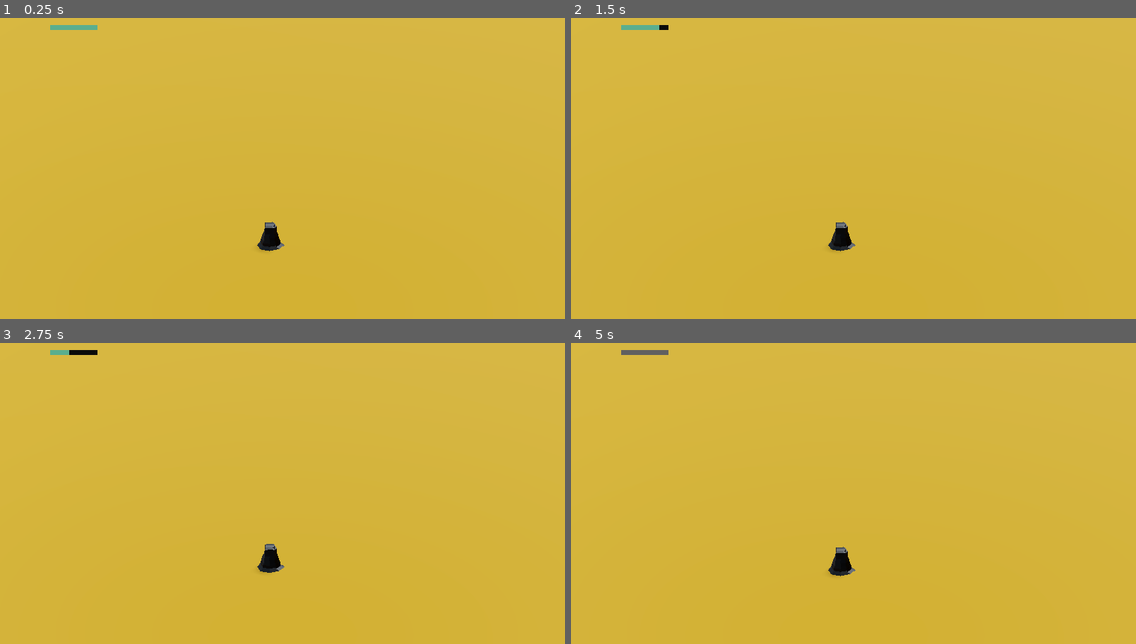
Above: before the commit, frames 1-4 (two rows, left to right).
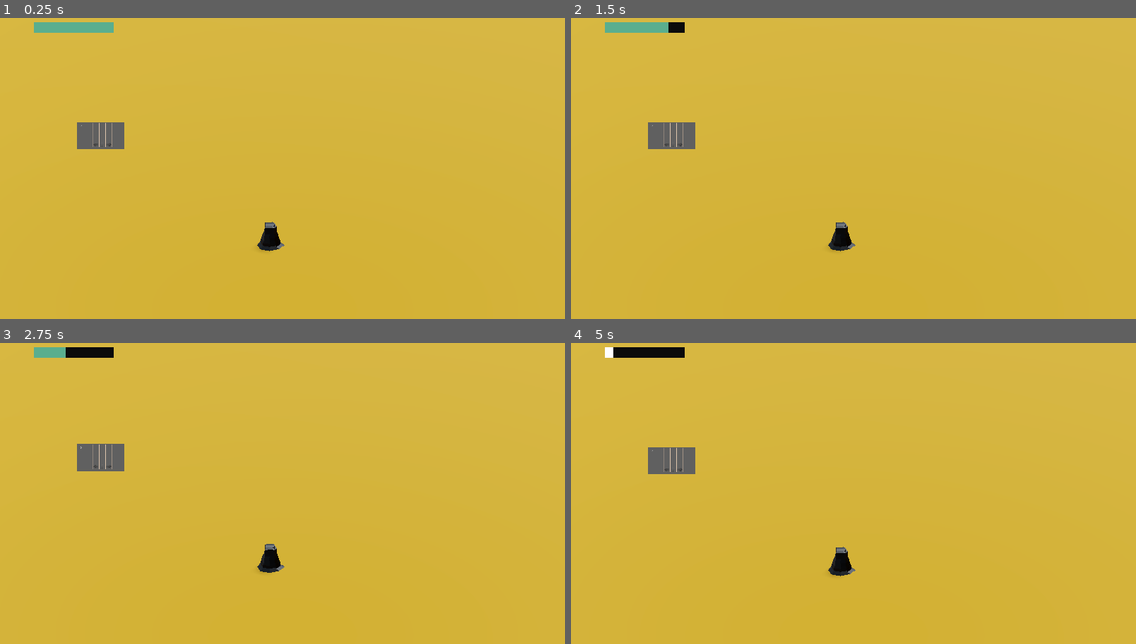
Above: after the commit, the same moments.

Repository: Zainap16/OutOfPlace
Game: Godot game, scene res://Scenes/main_world_scene.tscn
Two runs of this game, one before a commit and one after it. Both use one fixed random seed, a clock stepped at 60 frames per second and the inputs below. The engine's default icon, where the game draws it, is replaced by a stand-in: a white triangle on a blue panel in a dark square. Sound files missing from this copy of the repository are replaced by a short silence.
Inputs (mouse positions are in pixels of both pictures, inside the frame that each line leads up to):
- Up to frame 1 (0.25 s): no input
- Up to frame 2 (1.5 s): tap Enter (ui_accept) at 0.5, 1.35 s; move the mouse to (977, 144) at 0.52 s; hold Enter (ui_accept) 0.53-1.28 s; tap Y (enable_piano_tiles, bound only after the commit) at 0.6 s; move the mouse to (740, 177) at 1.27 s
- Up to frame 3 (2.75 s): tap Enter (ui_accept) at 1.52, 1.82 s; tap Y (enable_piano_tiles, bound only after the commit) at 1.55 s; move the mouse to (339, 415) at 2.02 s; hold Enter (ui_accept) from 2.03 s (still down); tap S (camera_down) at 2.1 s
- Up to frame 4 (5 s): move the mouse to (825, 547) at 2.77 s; release Enter (ui_accept) at 2.78 s; tap A (camera_left) at 2.85 s; tap Enter (ui_accept) at 3.02, 3.32, 4.52, 4.82 s; tap Y (enable_piano_tiles, bound only after the commit) at 3.05, 4.55 s; move the mouse to (1023, 532) at 3.52 s; hold Enter (ui_accept) 3.53-4.28 s; tap D (camera_right) at 3.6 s; move the mouse to (684, 436) at 4.27 s; tap W (camera_up) at 4.35 s

The runs differ from the first frame. In frame 1, 1.1% of the frame differs, in the area x 6-22%, y 1-44%; in frame 2, 1.1%; in frame 3, 1.1%; in frame 4, 1.2%.
Error before the commit: Invalid access to property or key 'anxiety_meter' on a base object of type 'previously freed'. (res://Scripts/anxiety_meter_3d.gd:13)

Commit message:
updates: piano arrows,
need to fix start and end for piano tiles game

Diff:
--- a/out-of-place/Scenes/MiniGameOne/arrow_up.tscn
+++ b/out-of-place/Scenes/MiniGameOne/arrow_up.tscn
@@ -1,17 +1,17 @@
 [gd_scene format=3 uid="uid://xdqukx77lw12"]
 
-[ext_resource type="Texture2D" uid="uid://d1r04h0wciweo" path="res://Assets/Mock_Assets/arrow_button/up/arrow_button_up1.png" id="1_lh1ye"]
-[ext_resource type="Texture2D" uid="uid://ceckyfy0eeqf2" path="res://Assets/Mock_Assets/arrow_button/up/arrow_button_up2.png" id="2_usbm4"]
+[ext_resource type="Texture2D" uid="uid://cbcflos7t0isp" path="res://Assets/Mock_Assets/PianoTilesMock/Arrows_Grey_Up.png" id="1_usbm4"]
+[ext_resource type="Texture2D" uid="uid://423bvdsijgfm" path="res://Assets/Mock_Assets/PianoTilesMock/Arrows_White_Up.png" id="2_y7x8v"]
 [ext_resource type="Script" uid="uid://vhip2j6263ks" path="res://Scripts/arrow_up.gd" id="3_usbm4"]
 
 [sub_resource type="SpriteFrames" id="SpriteFrames_y7x8v"]
 animations = [{
 "frames": [{
 "duration": 1.0,
-"texture": ExtResource("1_lh1ye")
+"texture": ExtResource("1_usbm4")
 }, {
 "duration": 1.0,
-"texture": ExtResource("2_usbm4")
+"texture": ExtResource("2_y7x8v")
 }],
 "loop": true,
 "name": &"default",
@@ -19,13 +19,13 @@
 }]
 
 [sub_resource type="RectangleShape2D" id="RectangleShape2D_lh1ye"]
-size = Vector2(12, 4)
+size = Vector2(539, 138)
 
 [sub_resource type="RectangleShape2D" id="RectangleShape2D_usbm4"]
-size = Vector2(8, 18)
+size = Vector2(252, 612)
 
 [sub_resource type="RectangleShape2D" id="RectangleShape2D_y7x8v"]
-size = Vector2(8, 24)
+size = Vector2(182, 490)
 
 [node name="ArrowUp" type="AnimatedSprite2D" unique_id=43299780]
 sprite_frames = SubResource("SpriteFrames_y7x8v")
@@ -34,6 +34,7 @@
 [node name="PerfectArea" type="Area2D" parent="." unique_id=873642068]
 
 [node name="CollisionShape2D" type="CollisionShape2D" parent="PerfectArea" unique_id=312676089]
+position = Vector2(-2.5, 0)
 shape = SubResource("RectangleShape2D_lh1ye")
 debug_color = Color(0, 0.64308286, 0.31196085, 0.41960785)
 
--- a/out-of-place/Scenes/MiniGameOne/mini_game_one.tscn
+++ b/out-of-place/Scenes/MiniGameOne/mini_game_one.tscn
@@ -3,21 +3,22 @@
 [ext_resource type="Script" uid="uid://bxcnq17g0lk61" path="res://Scripts/mini_game_one.gd" id="1_3plo5"]
 [ext_resource type="Texture2D" uid="uid://c7lyjnchjuc35" path="res://Assets/Mock_Assets/road/road.png" id="2_c7tmp"]
 [ext_resource type="PackedScene" uid="uid://xdqukx77lw12" path="res://Scenes/MiniGameOne/arrow_up.tscn" id="3_swv4p"]
-[ext_resource type="Texture2D" uid="uid://l7tha5p88vmo" path="res://Assets/Mock_Assets/arrow_button/left/arrow_button_left1.png" id="4_0y1wl"]
-[ext_resource type="Texture2D" uid="uid://chh0cmh7s2qid" path="res://Assets/Mock_Assets/arrow_button/left/arrow_button_left2.png" id="5_8kvnj"]
-[ext_resource type="Texture2D" uid="uid://evk5sxb5jj5a" path="res://Assets/Mock_Assets/arrow_button/right/arrow_button_right1.png" id="6_ny383"]
-[ext_resource type="Texture2D" uid="uid://0c5uib7s3f0f" path="res://Assets/Mock_Assets/arrow_button/right/arrow_button_right2.png" id="7_g2lrp"]
+[ext_resource type="Texture2D" uid="uid://do7tscq6j2r2m" path="res://Assets/Mock_Assets/PianoTilesMock/Arrows_Grey_Right.png" id="4_0y1wl"]
+[ext_resource type="Texture2D" uid="uid://k7wfftw64cf2" path="res://Assets/Mock_Assets/PianoTilesMock/Arrows_White_Right.png" id="5_8kvnj"]
+[ext_resource type="Texture2D" uid="uid://ce38w3xawvryi" path="res://Assets/Mock_Assets/PianoTilesMock/Arrows_Grey_Left_.png" id="6_swv4p"]
+[ext_resource type="Texture2D" uid="uid://he88b8kqrx62" path="res://Assets/Mock_Assets/PianoTilesMock/Arrows_White_Left.png" id="7_0y1wl"]
 [ext_resource type="PackedScene" uid="uid://divs3kucqcfph" path="res://Scenes/MiniGameOne/conductor.tscn" id="8_c7tmp"]
 [ext_resource type="AudioStream" uid="uid://bbqhuiypbmulr" path="res://Music/Grieg In the Hall of the Mountain King.mp3" id="9_swv4p"]
+[ext_resource type="Texture2D" uid="uid://oij2p8n0r41b" path="res://icon.svg" id="10_0y1wl"]
 
 [sub_resource type="SpriteFrames" id="SpriteFrames_3plo5"]
 animations = [{
 "frames": [{
 "duration": 1.0,
-"texture": ExtResource("6_ny383")
+"texture": ExtResource("4_0y1wl")
 }, {
 "duration": 1.0,
-"texture": ExtResource("7_g2lrp")
+"texture": ExtResource("5_8kvnj")
 }],
 "loop": true,
 "name": &"default",
@@ -28,10 +29,10 @@
 animations = [{
 "frames": [{
 "duration": 1.0,
-"texture": ExtResource("4_0y1wl")
+"texture": ExtResource("6_swv4p")
 }, {
 "duration": 1.0,
-"texture": ExtResource("5_8kvnj")
+"texture": ExtResource("7_0y1wl")
 }],
 "loop": true,
 "name": &"default",
@@ -49,15 +50,18 @@
 
 [node name="ArrowUp" parent="." unique_id=43299780 instance=ExtResource("3_swv4p")]
 position = Vector2(160, 164)
+scale = Vector2(0.046296306, 0.046296306)
 input = "camera_up"
 
 [node name="ArrowRight" parent="." unique_id=525090198 instance=ExtResource("3_swv4p")]
-position = Vector2(200, 164)
+position = Vector2(202, 164)
+scale = Vector2(0.044444434, 0.044444434)
 sprite_frames = SubResource("SpriteFrames_3plo5")
 input = "camera_right"
 
 [node name="ArrowLeft" parent="." unique_id=1607403687 instance=ExtResource("3_swv4p")]
 position = Vector2(120, 164)
+scale = Vector2(0.042592593, 0.042592593)
 sprite_frames = SubResource("SpriteFrames_c7tmp")
 input = "camera_left"
 
@@ -78,5 +82,11 @@
 stream = ExtResource("9_swv4p")
 bpm = 150
 
+[node name="Sprite2D" type="Sprite2D" parent="Conductor" unique_id=213067072]
+position = Vector2(103.125, -13.75)
+scale = Vector2(0.140625, 0.140625)
+texture = ExtResource("10_0y1wl")
+offset = Vector2(120, -16)
+
 [connection signal="beat" from="Conductor" to="." method="_on_Conductor_beat"]
 [connection signal="measure" from="Conductor" to="." method="_on_Conductor_measure"]
--- a/out-of-place/Scenes/anxiety_meter.tscn
+++ b/out-of-place/Scenes/anxiety_meter.tscn
@@ -30,12 +30,12 @@
 texture = SubResource("ViewportTexture_vaffi")
 
 [node name="SubViewport" type="SubViewport" parent="." unique_id=446633383]
-size = Vector2i(300, 40)
+size = Vector2i(500, 80)
 
 [node name="AnxietyMeter" type="ProgressBar" parent="SubViewport" unique_id=1541876107]
 z_index = 1
-offset_right = 300.0
-offset_bottom = 40.0
+offset_right = 500.0
+offset_bottom = 80.0
 theme_override_styles/background = SubResource("StyleBoxEmpty_e8jmg")
 theme_override_styles/fill = SubResource("StyleBoxFlat_vaffi")
 value = 50.0
--- a/out-of-place/Scenes/main_world_scene.tscn
+++ b/out-of-place/Scenes/main_world_scene.tscn
@@ -4,6 +4,8 @@
 [ext_resource type="PackedScene" uid="uid://dn5w3hakg0g1l" path="res://Scenes/Characters/Player.tscn" id="2_ka15s"]
 [ext_resource type="PackedScene" uid="uid://7hbv7kkdspbr" path="res://Scenes/isometric_camera.tscn" id="3_oofqc"]
 [ext_resource type="PackedScene" uid="uid://c1bjm2mxrsw7x" path="res://Scenes/anxiety_meter.tscn" id="4_1ur3l"]
+[ext_resource type="PackedScene" uid="uid://b0rhwre2mgiu4" path="res://Scenes/MiniGameOne/mini_game_one.tscn" id="5_h7au8"]
+[ext_resource type="Script" uid="uid://c1gja7t61js1m" path="res://Scripts/piano_tiles.gd" id="5_r7b7g"]
 
 [sub_resource type="ProceduralSkyMaterial" id="ProceduralSkyMaterial_m8omb"]
 sky_horizon_color = Color(0.66224277, 0.6717428, 0.6867428, 1)
@@ -20,6 +22,9 @@
 
 [sub_resource type="StandardMaterial3D" id="StandardMaterial3D_m8omb"]
 albedo_color = Color(0.474298, 0.34968165, 0, 1)
+
+[sub_resource type="ViewportTexture" id="ViewportTexture_h7au8"]
+viewport_path = NodePath("PianoTiles/SubViewport")
 
 [node name="MainWorldScene" type="Node3D" unique_id=1890206900 node_paths=PackedStringArray("excluded")]
 script = ExtResource("1_h8oru")
@@ -45,3 +50,16 @@
 
 [node name="AnxietyMeter3D" parent="cameraPivot" unique_id=194683523 instance=ExtResource("4_1ur3l")]
 transform = Transform3D(1, 0, 0, 0, 1, 0, 0, 0, 1, -13.14212, 15.397285, 0)
+
+[node name="PianoTiles" type="Node3D" parent="." unique_id=1978614242]
+transform = Transform3D(1, 0, 0, 0, 1, 0, 0, 0, 1, -11.445562, 7.5049124, 0)
+script = ExtResource("5_r7b7g")
+
+[node name="Sprite3D" type="Sprite3D" parent="PianoTiles" unique_id=1579454400]
+texture = SubResource("ViewportTexture_h7au8")
+
+[node name="SubViewport" type="SubViewport" parent="PianoTiles" unique_id=624963382]
+size = Vector2i(300, 200)
+render_target_update_mode = 4
+
+[node name="MiniGameOne" parent="PianoTiles/SubViewport" unique_id=1326813907 instance=ExtResource("5_h7au8")]
--- a/out-of-place/Scripts/anxiety_meter.gd
+++ b/out-of-place/Scripts/anxiety_meter.gd
@@ -21,7 +21,8 @@
 	value = anxiety_meter
 
 	if anxiety_meter <= 0:
-		queue_free()
+		anxiety_meter = 0
+		return
 
 	if anxiety_meter < pre_anxiety_meter:
 		timer.start()
--- a/out-of-place/Scripts/anxiety_meter_3d.gd
+++ b/out-of-place/Scripts/anxiety_meter_3d.gd
@@ -10,4 +10,7 @@
 #
 func _input(event):
 	if event.is_action_pressed("ui_accept"):
-		anxiety_meter.anxiety_meter -= 10
+		if anxiety_meter.value <= 0:
+			return
+		else:
+			anxiety_meter.take_damage(10)
--- a/out-of-place/Scripts/arrow_up.gd
+++ b/out-of-place/Scripts/arrow_up.gd
@@ -8,7 +8,7 @@
 @export var input = ""
 
 
-func _unhandled_input(event):
+func _input(event):
 	if event.is_action(input):
 		if event.is_action_pressed(input, false):
 			if current_note != null:
--- a/out-of-place/Scripts/camera_pivot.gd
+++ b/out-of-place/Scripts/camera_pivot.gd
@@ -7,6 +7,8 @@
 @export var minZoom = 8
 
 @onready var camera_3d: Camera3D = $Camera3D
+##pause wasd camera control when false
+@export var controls_enabled := true
 
 func _ready() -> void:
 	#Input.mouse_mode = Input.MOUSE_MODE_CAPTURED
@@ -29,7 +31,8 @@
 	camera_3d.size = clamp(camera_3d.size, minZoom, maxZoom)
 
 func _physics_process(_delta: float) -> void:
-	_camera_movement()
+	if controls_enabled:
+		_camera_movement()
 
 ##WASD to move camera
 func _camera_movement():
--- a/out-of-place/Scripts/conductor.gd
+++ b/out-of-place/Scripts/conductor.gd
@@ -17,13 +17,16 @@
 
 signal beat(position)
 signal measure(position)
-
-
+##is game active? true/false
+var game_started := false
 func _ready():
 	sec_per_beat = 60.0 / bpm
 
 
 func _physics_process(_delta):
+	#if !game_active:
+		#return
+
 	if playing:
 		song_position = get_playback_position() + AudioServer.get_time_since_last_mix()
 		song_position -= AudioServer.get_output_latency()
@@ -72,3 +75,10 @@
 		play()
 		$StartTimer.stop()
 	_report_beat()
+
+func start_game():
+	if game_started:
+		return
+
+	game_started = true
+	play_with_beat_offset(4) # or whatever countdown you want
--- a/out-of-place/Scripts/main_world_scene.gd
+++ b/out-of-place/Scripts/main_world_scene.gd
@@ -1,14 +1,19 @@
 extends Node3D
 #need to add code so when player presses on player character it wont break and or make it so only floors can be tap-able
-var anxiety = 6
+
 @export var excluded: Array[Node3D] = []
-@onready var anxiety_meter_3d: Node3D = $AnxietyMeter3D
-#
-#func _ready() -> void:
-	#anxiety_meter_3d.take_damage(10)
-	#
+##make mini game work controls and pauses player movement
+@export var playing_minigame := false
+@onready var mini_viewport : SubViewport = $PianoTiles/SubViewport
+@onready var mini_game_one: Node2D = $PianoTiles/SubViewport/MiniGameOne
 
 func _input(event: InputEvent) -> void:
+	if playing_minigame:
+		mini_viewport.push_input(event)
+		return
+	if playing_minigame == false:
+		pass
+
 	if Input.is_action_just_pressed("left_mouse_click"):
 		var player = get_tree().get_first_node_in_group("player")
 		player.targetPosition = _get_3d_mouse_position(event.position)
@@ -29,3 +34,8 @@
 			return result.position
 
 		return Vector3.ZERO
+
+
+#to start game:
+#mini_game.start_game()
+#playing_minigame = true
--- a/out-of-place/Scripts/note.gd
+++ b/out-of-place/Scripts/note.gd
@@ -3,6 +3,8 @@
 const TARGET_Y = 164
 const SPAWN_Y = -16
 const DIST_TO_TARGET = TARGET_Y - SPAWN_Y
+
+#spawn vectors x
 
 const LEFT_LANE_SPAWN = Vector2(120, SPAWN_Y)
 const CENTRE_LANE_SPAWN = Vector2(160, SPAWN_Y)
--- /dev/null
+++ b/out-of-place/Scripts/piano_tiles.gd
@@ -0,0 +1,18 @@
+extends Node3D # Or Node, depending on your PianoTiles type
+
+@onready var sub_viewport: SubViewport = $SubViewport
+@onready var minigame: Node2D = $SubViewport/MiniGameOne
+
+
+#func _input(_event: InputEvent) -> void:
+	#if Input.is_action_just_pressed("enable_piano_tiles"):
+		#start_minigame()
+
+func _ready():
+	stop_minigame()
+
+func start_minigame():
+	minigame.process_mode = Node.PROCESS_MODE_INHERIT
+
+func stop_minigame():
+	minigame.process_mode = Node.PROCESS_MODE_DISABLED
--- a/out-of-place/project.godot
+++ b/out-of-place/project.godot
@@ -81,6 +81,11 @@
 "events": [Object(InputEventKey,"resource_local_to_scene":false,"resource_name":"","device":-1,"window_id":0,"alt_press …(192 unchanged characters)…
 ]
 }
+enable_piano_tiles={
+"deadzone": 0.2,
+"events": [Object(InputEventKey,"resource_local_to_scene":false,"resource_name":"","device":-1,"window_id":0,"alt_pressed":false,"shift_pressed":false,"ctrl_pressed":false,"meta_pressed":false,"pressed":false,"keycode":0,"physical_keycode":89,"key_label":0,"unicode":121,"location":0,"echo":false,"script":null)
+]
+}
 
 [physics]
 
Binary file added: out-of-place/Assets/Mock_Assets/PianoTilesMock/Arrows_Grey_Left_.png
Not shown, added: out-of-place/Assets/Mock_Assets/PianoTilesMock/Arrows_Grey_Left_.png.import
Binary file added: out-of-place/Assets/Mock_Assets/PianoTilesMock/Arrows_Grey_Right.png
Not shown, added: out-of-place/Assets/Mock_Assets/PianoTilesMock/Arrows_Grey_Right.png.import
Binary file added: out-of-place/Assets/Mock_Assets/PianoTilesMock/Arrows_Grey_Up.png
Not shown, added: out-of-place/Assets/Mock_Assets/PianoTilesMock/Arrows_Grey_Up.png.import
Binary file added: out-of-place/Assets/Mock_Assets/PianoTilesMock/Arrows_White_Left.png
Not shown, added: out-of-place/Assets/Mock_Assets/PianoTilesMock/Arrows_White_Left.png.import
Binary file added: out-of-place/Assets/Mock_Assets/PianoTilesMock/Arrows_White_Right.png
Not shown, added: out-of-place/Assets/Mock_Assets/PianoTilesMock/Arrows_White_Right.png.import
Binary file added: out-of-place/Assets/Mock_Assets/PianoTilesMock/Arrows_White_Up.png
Not shown, added: out-of-place/Assets/Mock_Assets/PianoTilesMock/Arrows_White_Up.png.import
(and 1 more such lines)
